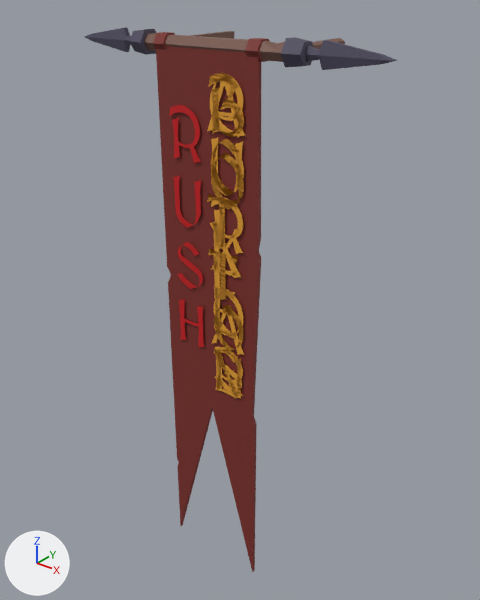
Before and after pictures for a commit that changed the FBX model Assets/Prefabs/BannerFlag.fbx.
Before and after are seen from a camera (50 mm lens) standing at (1.94, -2.25, 0.26) and looking at (-0.04, 0.22, -1.27). The lights are fixed; the arrows at lower left show +X, +Y and +Z. Where no turn or scale is listed for an object, it has been applied to the vertices.

Names of what the first picture shows: 'ACTION', 'BOXES', 'BUTTON', 'Banner_wall', 'COLOR', 'PORTAL', 'RUSH'.
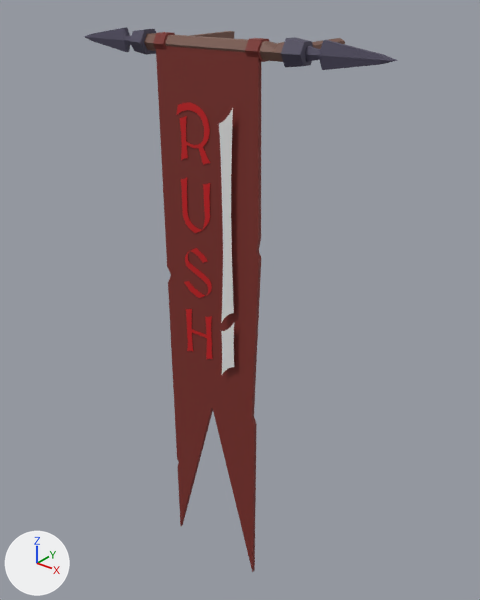
Where the newer file only moved an object's origin or applied its transform, the numbers keep the older frame.

Boxes (x1, y1, x2, y2) around the edits, measured in the pictures (480 x 600 px):
'RUSH', mesh rescaled (6% taller)
    before: (169, 105, 204, 347)
    after: (176, 102, 213, 359)
'Text', added
    after: (219, 108, 234, 374)
'PORTAL', deleted
    before: (208, 73, 244, 399)
'BUTTON', deleted
    before: (207, 73, 244, 397)
'COLOR', deleted
    before: (210, 73, 244, 396)
'ACTION', deleted
    before: (207, 74, 245, 398)
'BOXES', deleted
    before: (210, 153, 244, 392)

Edits to the bpy script that builds the scene:
```text
Change me_text_001:
    where me_text_001.from_pydata(...)  # 274 vertices, 4 faces; spans x 0.015..0.2, y 0.105, z -0.949..0.248
    used by ob_rush; location = (-0.226, -0.178, -0.491)
    me_text_001 part 1: the whole mesh is scaled about its middle by (1.06, 0.337, 1.06), then moved by (0.045, 0.006, -0.021)
Add me_text_006_1:
    me_text_006_1.from_pydata(...)  # 280 vertices, 276 faces; spans x 0.049..0.134, y 0.0, z -0.054..1.265
Remove ob_color:
    ob_color = bpy.data.objects.new('COLOR', me_text)
    ob_color.location = (0.011, -0.178, -0.344)
Remove ob_button:
    ob_button = bpy.data.objects.new('BUTTON', me_text_004)
    ob_button.location = (0.011, -0.178, -0.344)
Remove ob_boxes:
    ob_boxes = bpy.data.objects.new('BOXES', me_text_006)
    ob_boxes.location = (0.011, -0.178, -0.344)
Remove ob_portal:
    ob_portal = bpy.data.objects.new('PORTAL', me_text_003)
    ob_portal.location = (0.011, -0.178, -0.344)
Remove ob_action:
    ob_action = bpy.data.objects.new('ACTION', me_text_002)
    ob_action.location = (0.011, -0.178, -0.344)
Add ob_text:
    ob_text = bpy.data.objects.new('Text', me_text_006_1)
    ob_text.location = (0.038, -0.087, -1.484)
```
